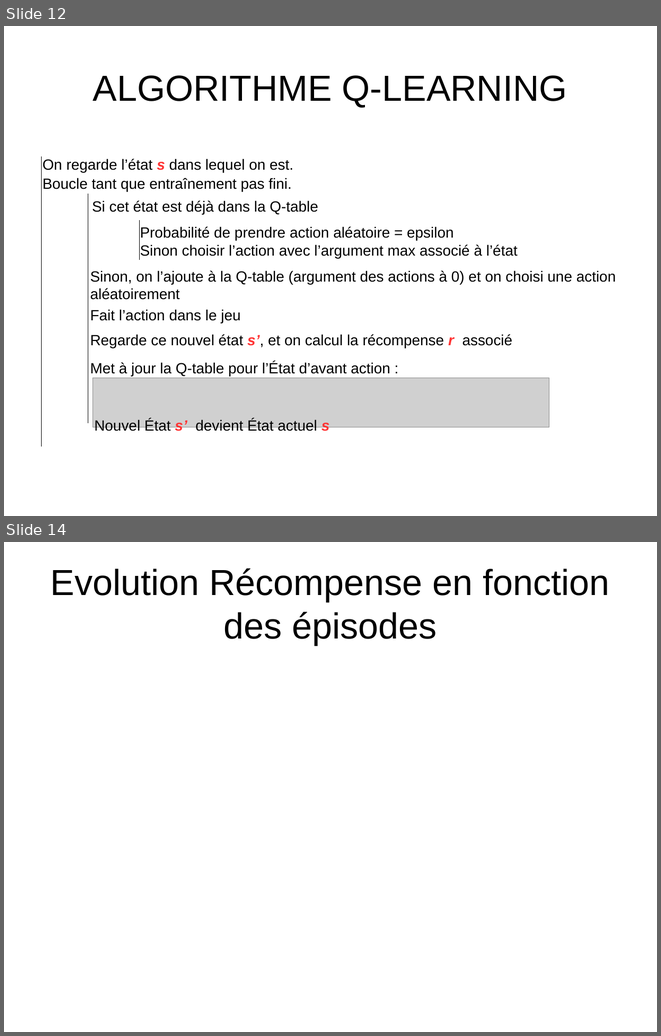
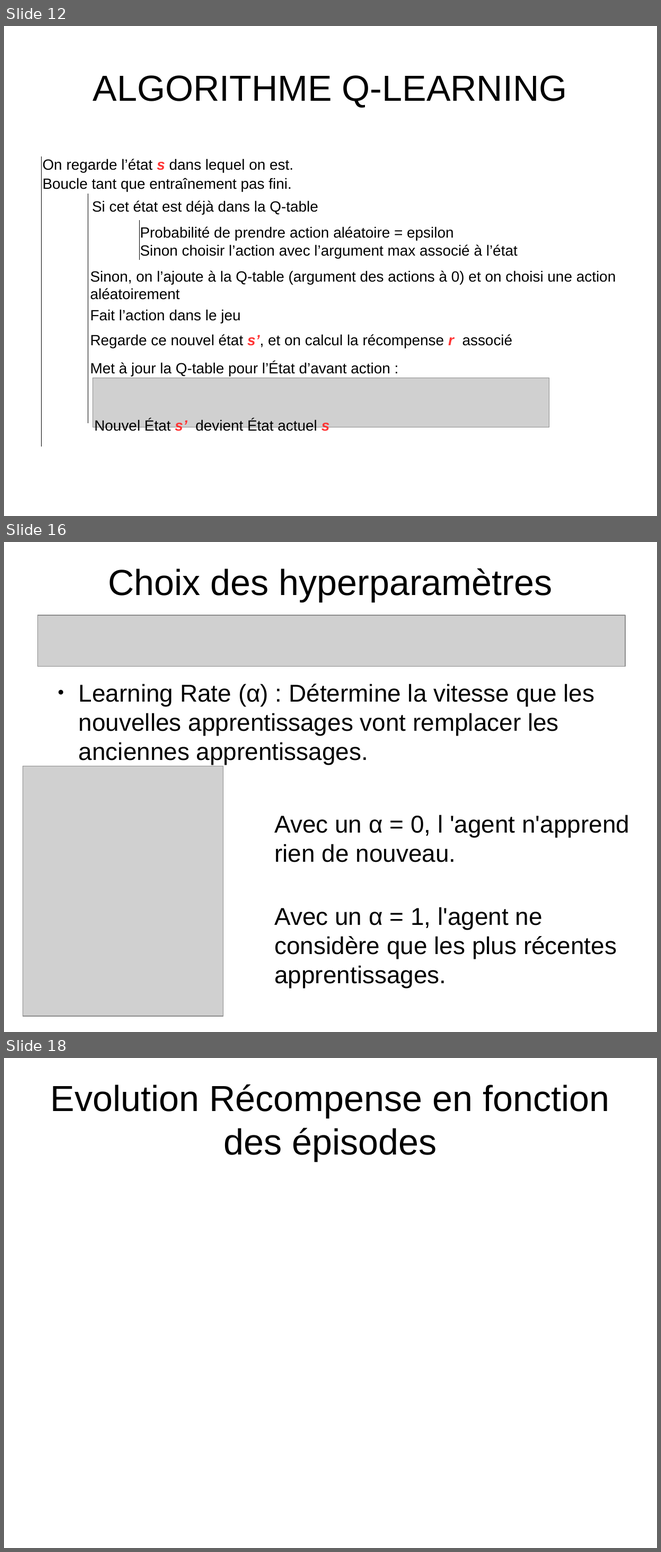
Before and after one commit to pfpimenta/projet_majeure, a slide deck: Presentation.odp. Shown one above the other, each under a label of ours: slides 12 and 14 before the commit, slides 12, 16 and 18 after it; the slides between them are not shown. The pictures are 661x1036 and 661x1552 pixels, drawn with LibreOffice and Linux fonts; fonts in the diff are those of the drawing; grey boxes stand for pictures; background and template pictures are left out. Boxes give left, top, right and bottom in pixels: in the first picture for what was removed or moved away, otherwise in the second. Text is boxed around its words. In the diff, an @@ line names an element or a change of style, - is before the commit and + after.

```diff
--- a/Presentation.odp
+++ b/Presentation.odp
@@ slide 16 added at [4,542,657,1032], background #FFFFFF @@
@@ title added at [108,568,553,602], 44 pt, text #000000 @@
+Choix des hyperparamètres
@@ picture added at [38,616,626,667] @@
@@ text added at [79,684,629,959], 29.6 pt, text #000000 @@
+● Learning Rate (α) : Détermine la vitesse que les nouvelles apprentissages vont remplacer les anciennes apprentissages.
+              Avec un α = 0, l 'agent n'apprend rien de nouveau.
+              Avec un α = 1, l'agent ne considère que les plus récentes apprentissages.
@@ picture added at [23,766,223,1016] @@
@@ what was slide 14 is now slide 18 @@
```
Also in this commit, not shown: 4 other slides added, 1 slide removed.
